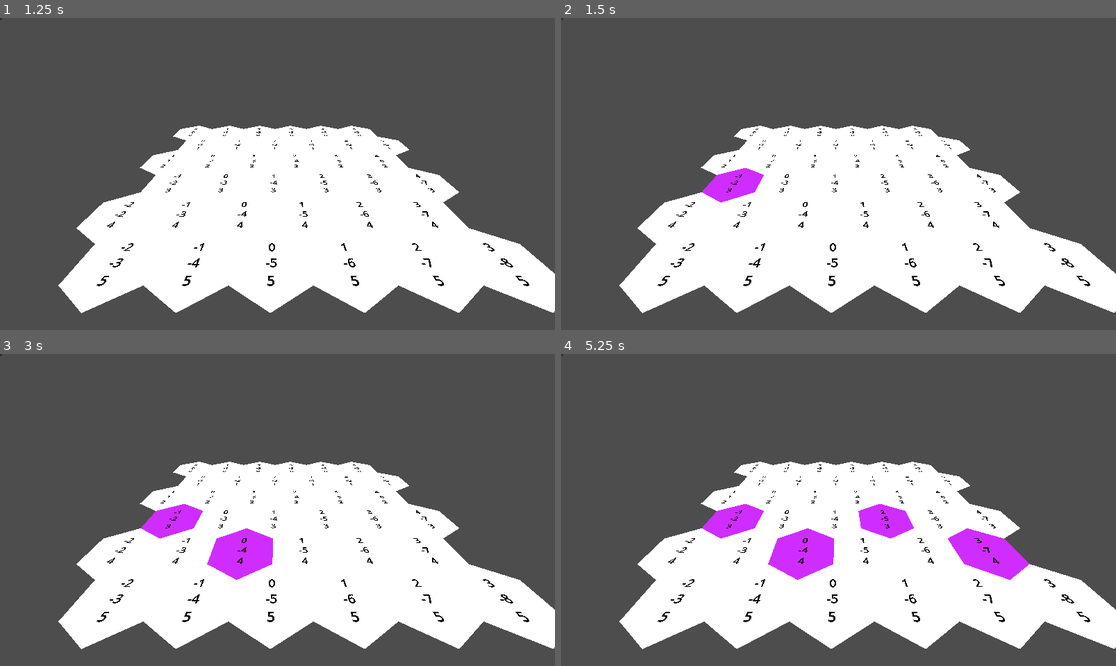
Above: before the commit, frames 1-4 (two rows, left to right).
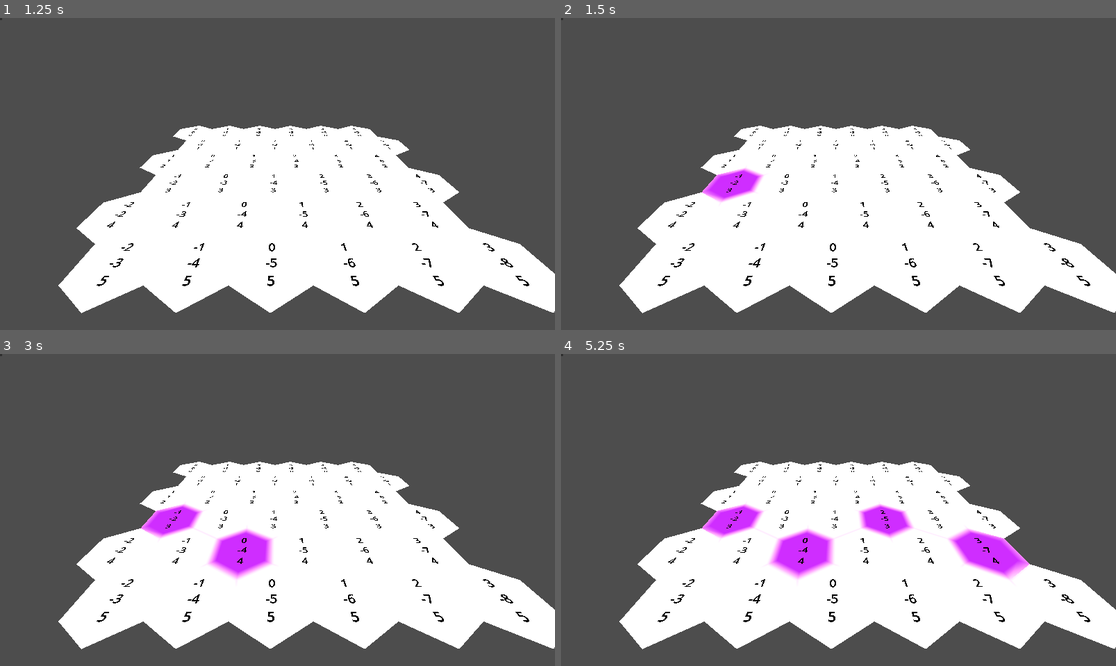
Above: after the commit, the same moments.

Repository: EricSmith3542/godot-hex-grid
Game: Godot game, scene res://node_3d.tscn
The game is run twice, just before and just after one commit, with the same random seed, the same clock (stepped at 60 frames per second) and the same inputs.
Inputs (mouse positions are in pixels of both pictures, inside the frame that each line leads up to):
- Up to frame 1 (1.25 s): tap Enter at 0.5 s; move the mouse to (399, 158) at 0.52 s; click (399, 158) at 0.67 s
- Up to frame 2 (1.5 s): tap Space at 1.25 s; move the mouse to (727, 189) at 1.27 s; click (727, 189) at 1.42 s
- Up to frame 3 (3 s): tap Enter at 2 s; move the mouse to (333, 441) at 2.02 s; click (333, 441) at 2.17 s; tap Space at 2.75 s; move the mouse to (249, 572) at 2.77 s; click (249, 572) at 2.92 s
- Up to frame 4 (5.25 s): tap Enter at 3.5 s; move the mouse to (1005, 556) at 3.52 s; click (1005, 556) at 3.67 s; tap Space at 4.25 s; move the mouse to (672, 463) at 4.27 s; click (672, 463) at 4.42 s; move the mouse to (866, 510) at 5.02 s; click (866, 510) at 5.17 s

Frame 1 is identical in both runs. In frame 2, 0.3% of the frame differs, in the area x 25-37%, y 48-60%; in frame 3, 0.8%; in frame 4, 1.6%, in the area x 25-85%, y 48-73%.

Commit message:
Tutorial 2 up to section 3.1

Diff:
--- a/hex_cell.gd
+++ b/hex_cell.gd
@@ -12,7 +12,7 @@
 func set_coordinate_label_text(text:String):
 	$CoordinateLabel.text = text
 
-func get_neighbor(direction:HexMetrics.HexDirection):
+func get_neighbor(direction:HexMetrics.HexDirection) -> HexCell:
 	return neighbors[int(direction)]
 
 func set_neighbor(direction:HexMetrics.HexDirection, cell:HexCell):
--- a/hex_mesh.gd
+++ b/hex_mesh.gd
@@ -1,7 +1,5 @@
 class_name HexMesh
 extends MeshInstance3D
-
-#signal cell_clicked(coordinates:HexCoordinates)
 
 var vertices : PackedVector3Array
 var normals : PackedVector3Array
@@ -26,12 +24,43 @@
 	collision_shape.shape = mesh.create_trimesh_shape()
 
 func triangulate_cell(cell:HexCell):
+	for d in HexMetrics.HexDirection.values():
+		triangulate_cell_in_direction(d, cell)
+
+func triangulate_cell_in_direction(direction:HexMetrics.HexDirection, cell:HexCell):
 	var center:Vector3 = cell.position
-	for i in range(6):
-		add_triangle(center, center + HexMetrics.CORNERS[i+1], center + HexMetrics.CORNERS[i])
-		add_triangle_color(cell.color)
+	var v1 = center + HexMetrics.first_solid_corner(direction)
+	var v2 = center + HexMetrics.second_solid_corner(direction)
+
+	add_triangle(center, v2, v1)
+	add_triangle_color(cell.color)
+
+	var v3 = center + HexMetrics.first_corner(direction)
+	var v4 = center + HexMetrics.second_corner(direction)
+
+	#var bridge = HexMetrics.get_bridge(direction)
+	#var v3 = v1 + bridge
+	#var v4 = v2 + bridge
+	#
+	add_quad(v1,v2,v3,v4)
+	#
+#	TODO: Find a better null-coalescing approach for gdscript
+	var prev_neighbor = cell.get_neighbor(HexMetrics.previous_direction(direction))
+	var neighbor = cell.get_neighbor(direction)
+	var next_neighbor = cell.get_neighbor(HexMetrics.next_direction(direction))
+	prev_neighbor = prev_neighbor if prev_neighbor else cell
+	neighbor = neighbor if neighbor else cell
+	next_neighbor = next_neighbor if next_neighbor else cell
+
+	add_quad_colors(
+		cell.color,
+		cell.color,
+		(cell.color + prev_neighbor.color + neighbor.color) / 3.0,
+		(cell.color + next_neighbor.color + neighbor.color) / 3.0,
+	)
 
 func add_triangle(v1:Vector3, v2:Vector3, v3:Vector3):
+	var vertexIndex = vertices.size()
 	vertices.append(v1)
 	vertices.append(v2)
 	vertices.append(v3)
@@ -40,8 +69,37 @@
 	normals.append(Vector3.UP)
 
 func add_triangle_color(color:Color):
-	for i in range(3):
-		colors.append(color)
+	colors.append(color)
+	colors.append(color)
+	colors.append(color)
+
+func add_triangle_colors(c1:Color,c2:Color,c3:Color):
+	colors.append(c1)
+	colors.append(c2)
+	colors.append(c3)
+
+func add_quad(v1:Vector3, v2:Vector3, v3:Vector3, v4:Vector3):
+	var vertexIndex = vertices.size()
+	vertices.append(v1)
+	vertices.append(v2)
+	vertices.append(v3)
+	vertices.append(v3)
+	vertices.append(v2)
+	vertices.append(v4)
+	normals.append(Vector3.UP)
+	normals.append(Vector3.UP)
+	normals.append(Vector3.UP)
+	normals.append(Vector3.UP)
+	normals.append(Vector3.UP)
+	normals.append(Vector3.UP)
+
+func add_quad_colors(c1:Color,c2:Color,c3:Color,c4:Color):
+	colors.append(c1)
+	colors.append(c2)
+	colors.append(c3)
+	colors.append(c3)
+	colors.append(c2)
+	colors.append(c4)
 
 #
 #func _on_input_event(camera: Node, event: InputEvent, event_position: Vector3, normal: Vector3, shape_idx: int) -> void:
--- a/hex_metrics.gd
+++ b/hex_metrics.gd
@@ -7,6 +7,9 @@
 const OUTER_RADIUS : float = 10.0
 #The radius of the circle that contains the center of each edge
 const INNER_RADIUS : float =  OUTER_RADIUS * 0.866025404 #Outer radius * sqrt(3)/2 = inner radius
+
+const SOLID_FACTOR : float = 0.75
+const BLEND_FACTOR : float = 1.0 - SOLID_FACTOR
 
 #The 3D coordinates of the 6 vertices for a hexagon centered on 0,0,0
 #These corners use the XZ-plane as the floor
@@ -25,3 +28,24 @@
 	if int(direction) < 3:
 		return (int(direction) + 3) as HexDirection
 	return (int(direction) - 3) as HexDirection
+
+static func next_direction(direction:HexDirection) -> HexDirection:
+	return HexDirection.NE if direction == HexDirection.NW else (direction + 1) as HexDirection
+
+static func previous_direction(direction:HexDirection) -> HexDirection:
+	return HexDirection.NW if direction == HexDirection.NE else (direction - 1) as HexDirection
+
+#Since Unity uses a different widing order than Godot, this differs from tutorials implementation
+#The "first_corner" is actually our second corner, but I'll keep names as is for now for the ease of following the tutorial
+static func first_corner(direction:HexDirection) -> Vector3:
+	return CORNERS[int(direction)]
+static func second_corner(direction:HexDirection) -> Vector3:
+	return CORNERS[int(direction)+1]
+
+static func first_solid_corner(direction:HexDirection) -> Vector3:
+	return CORNERS[int(direction)] * SOLID_FACTOR
+static func second_solid_corner(direction:HexDirection) -> Vector3:
+	return CORNERS[int(direction)+1] * SOLID_FACTOR
+
+static func get_bridge(direction:HexDirection) -> Vector3:
+	return CORNERS[int(direction)] + CORNERS[int(direction) + 1] * 0.5 * BLEND_FACTOR
